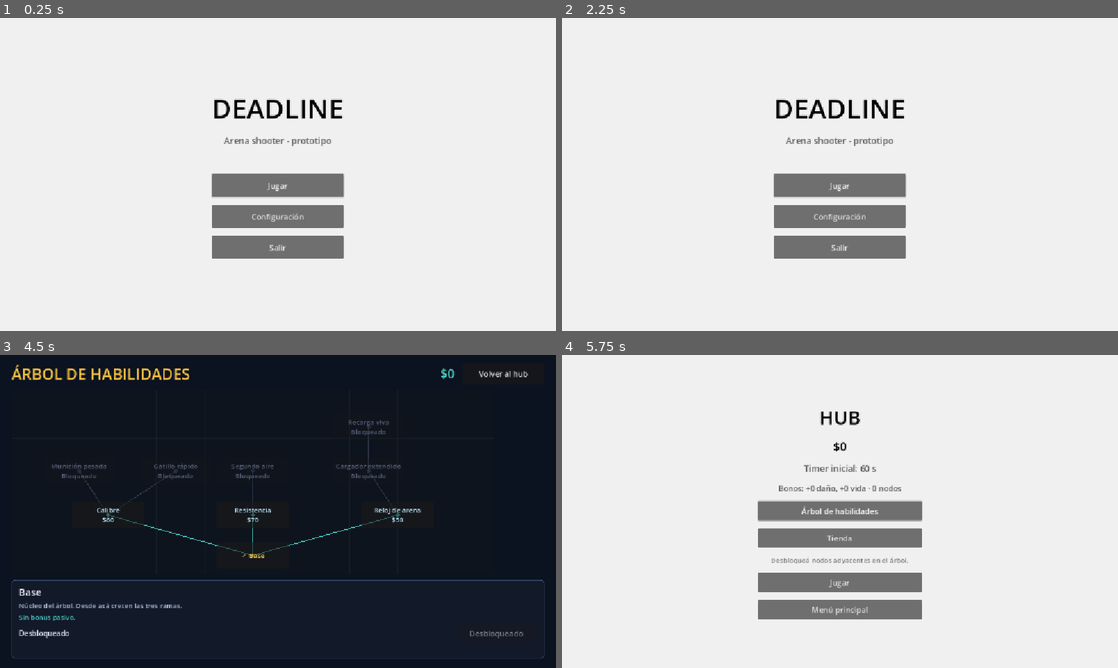
Above: before the commit, frames 1-4 (two rows, left to right).
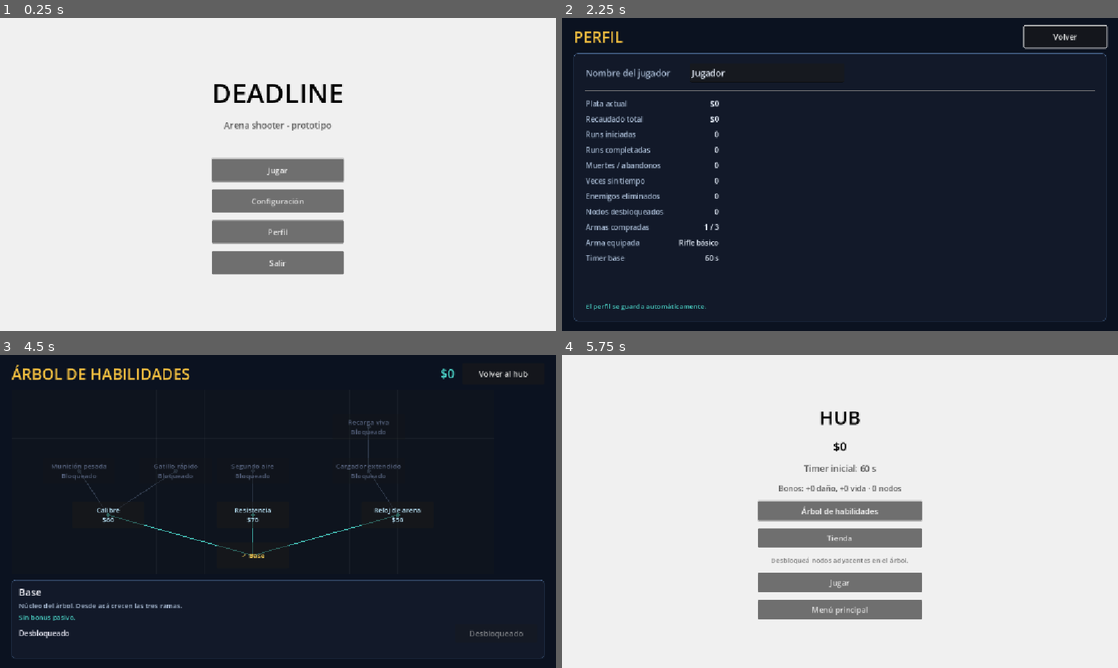
Above: after the commit, the same moments.

Repository: Veilen1/Deadline
Game: Godot game, scene res://scenes/ui/main_menu.tscn
Two runs of this game, one before a commit and one after it. Both use one fixed random seed, a clock stepped at 60 frames per second and the inputs below.
Inputs (mouse positions are in pixels of both pictures, inside the frame that each line leads up to):
- Up to frame 1 (0.25 s): no input
- Up to frame 2 (2.25 s): click "Configuración" at 0.5 s; click "Volver" at 1.25 s; click (840, 230) at 2 s, where only the run after the commit has a clickable "Perfil"
- Up to frame 3 (4.5 s): click (505, 373) at 2.75 s, where only the run after the commit has a clickable "Volver"; click "Jugar" at 3.5 s; click "Árbol de habilidades" at 4.25 s
- Up to frame 4 (5.75 s): click "Volver al hub" at 5 s

The runs differ from the first frame. In frame 1, 7.4% of the frame differs, in the area x 38-62%, y 21-82%; in frame 2, 100%, in the area x 0-100%, y 0-100%; in frame 3, less than 0.1%; in frame 4, nothing differs.

Commit message:
feat(profile): agregar pantalla de perfil y estadisticas

Diff:
--- a/scenes/ui/main_menu.gd
+++ b/scenes/ui/main_menu.gd
@@ -4,6 +4,7 @@
 
 @onready var play_button: Button = $CenterContainer/Menu/PlayButton
 @onready var config_button: Button = $CenterContainer/Menu/ConfigButton
+@onready var profile_button: Button = $CenterContainer/Menu/ProfileButton
 @onready var quit_button: Button = $CenterContainer/Menu/QuitButton
 
 
@@ -11,6 +12,7 @@
 	Input.mouse_mode = Input.MOUSE_MODE_VISIBLE
 	play_button.pressed.connect(_on_play_pressed)
 	config_button.pressed.connect(_on_config_pressed)
+	profile_button.pressed.connect(_on_profile_pressed)
 	quit_button.pressed.connect(_on_quit_pressed)
 	play_button.grab_focus()
 
@@ -24,6 +26,11 @@
 	get_tree().change_scene_to_file("res://scenes/ui/settings.tscn")
 
 
+func _on_profile_pressed() -> void:
+	GameState.save_game()
+	get_tree().change_scene_to_file("res://scenes/ui/profile.tscn")
+
+
 func _on_quit_pressed() -> void:
 	GameState.save_game()
 	get_tree().quit()
--- a/scenes/ui/main_menu.tscn
+++ b/scenes/ui/main_menu.tscn
@@ -60,6 +60,11 @@
 layout_mode = 2
 text = "Configuración"
 
+[node name="ProfileButton" type="Button" parent="CenterContainer/Menu"]
+custom_minimum_size = Vector2(240, 48)
+layout_mode = 2
+text = "Perfil"
+
 [node name="QuitButton" type="Button" parent="CenterContainer/Menu"]
 custom_minimum_size = Vector2(240, 48)
 layout_mode = 2
--- /dev/null
+++ b/scenes/ui/profile.gd
@@ -0,0 +1,66 @@
+extends Control
+
+const MAIN_MENU_SCENE: String = "res://scenes/ui/main_menu.tscn"
+
+@onready var name_edit: LineEdit = $Margin/VBox/ProfilePanel/Margin/VBox/NameRow/NameEdit
+@onready var stats_grid: GridContainer = $Margin/VBox/ProfilePanel/Margin/VBox/Stats
+@onready var back_button: Button = $Margin/VBox/TopBar/BackButton
+@onready var status_label: Label = $Margin/VBox/ProfilePanel/Margin/VBox/StatusLabel
+
+
+func _ready() -> void:
+	Input.mouse_mode = Input.MOUSE_MODE_VISIBLE
+	name_edit.text = GameState.profile_name
+	name_edit.text_changed.connect(_on_name_changed)
+	back_button.pressed.connect(_on_back_pressed)
+	_update_stats()
+	back_button.grab_focus()
+
+
+func _on_name_changed(text: String) -> void:
+	var clean_name: String = text.strip_edges()
+	if clean_name.is_empty():
+		return
+	GameState.profile_name = clean_name
+	GameState.save_game()
+	status_label.text = "Perfil guardado."
+
+
+func _update_stats() -> void:
+	for child in stats_grid.get_children():
+		child.queue_free()
+
+	var equipped_data: WeaponData = WeaponRegistry.get_data(GameState.equipped_weapon)
+	var equipped_name: String = equipped_data.weapon_name if equipped_data != null else "—"
+
+	_add_stat("Plata actual", "$%d" % GameState.money)
+	_add_stat("Recaudado total", "$%d" % GameState.lifetime_earned)
+	_add_stat("Runs iniciadas", str(GameState.runs_started))
+	_add_stat("Runs completadas", str(GameState.runs_completed))
+	_add_stat("Muertes / abandonos", str(GameState.deaths))
+	_add_stat("Veces sin tiempo", str(GameState.runs_timed_out))
+	_add_stat("Enemigos eliminados", str(GameState.kills))
+	_add_stat("Nodos desbloqueados", str(maxi(GameState.unlocked_skills.size() - 1, 0)))
+	_add_stat("Armas compradas", "%d / %d" % [GameState.owned_weapons.size(), WeaponRegistry.ids().size()])
+	_add_stat("Arma equipada", equipped_name)
+	_add_stat("Timer base", "%.0f s" % GameState.base_run_time)
+
+
+func _add_stat(label_text: String, value_text: String) -> void:
+	var label := Label.new()
+	label.text = label_text
+	label.add_theme_color_override("font_color", Color(0.65, 0.72, 0.82, 1))
+	label.add_theme_font_size_override("font_size", 15)
+	stats_grid.add_child(label)
+
+	var value := Label.new()
+	value.text = value_text
+	value.horizontal_alignment = HORIZONTAL_ALIGNMENT_RIGHT
+	value.add_theme_color_override("font_color", Color(0.92, 0.95, 1, 1))
+	value.add_theme_font_size_override("font_size", 15)
+	stats_grid.add_child(value)
+
+
+func _on_back_pressed() -> void:
+	GameState.save_game()
+	get_tree().change_scene_to_file(MAIN_MENU_SCENE)
--- /dev/null
+++ b/scenes/ui/profile.tscn
@@ -0,0 +1,118 @@
+[gd_scene load_steps=3 format=3]
+
+[ext_resource type="Script" path="res://scenes/ui/profile.gd" id="1_profile"]
+
+[sub_resource type="StyleBoxFlat" id="StyleBoxFlat_panel"]
+bg_color = Color(0.07, 0.1, 0.16, 1)
+border_width_left = 1
+border_width_top = 1
+border_width_right = 1
+border_width_bottom = 1
+border_color = Color(0.24, 0.34, 0.48, 1)
+corner_radius_top_left = 8
+corner_radius_top_right = 8
+corner_radius_bottom_right = 8
+corner_radius_bottom_left = 8
+
+[node name="Profile" type="Control"]
+layout_mode = 3
+anchors_preset = 15
+anchor_right = 1.0
+anchor_bottom = 1.0
+grow_horizontal = 2
+grow_vertical = 2
+script = ExtResource("1_profile")
+
+[node name="Background" type="ColorRect" parent="."]
+layout_mode = 1
+anchors_preset = 15
+anchor_right = 1.0
+anchor_bottom = 1.0
+grow_horizontal = 2
+grow_vertical = 2
+color = Color(0.043, 0.071, 0.125, 1)
+
+[node name="Margin" type="MarginContainer" parent="."]
+layout_mode = 1
+anchors_preset = 15
+anchor_right = 1.0
+anchor_bottom = 1.0
+grow_horizontal = 2
+grow_vertical = 2
+theme_override_constants/margin_left = 24
+theme_override_constants/margin_top = 16
+theme_override_constants/margin_right = 24
+theme_override_constants/margin_bottom = 20
+
+[node name="VBox" type="VBoxContainer" parent="Margin"]
+layout_mode = 2
+theme_override_constants/separation = 12
+
+[node name="TopBar" type="HBoxContainer" parent="Margin/VBox"]
+layout_mode = 2
+theme_override_constants/separation = 16
+
+[node name="TitleLabel" type="Label" parent="Margin/VBox/TopBar"]
+layout_mode = 2
+size_flags_horizontal = 3
+theme_override_colors/font_color = Color(0.95, 0.75, 0.25, 1)
+theme_override_font_sizes/font_size = 32
+text = "PERFIL"
+vertical_alignment = 1
+
+[node name="BackButton" type="Button" parent="Margin/VBox/TopBar"]
+custom_minimum_size = Vector2(170, 40)
+layout_mode = 2
+text = "Volver"
+
+[node name="ProfilePanel" type="PanelContainer" parent="Margin/VBox"]
+layout_mode = 2
+size_flags_vertical = 3
+theme_override_styles/panel = SubResource("StyleBoxFlat_panel")
+
+[node name="Margin" type="MarginContainer" parent="Margin/VBox/ProfilePanel"]
+layout_mode = 2
+theme_override_constants/margin_left = 24
+theme_override_constants/margin_top = 20
+theme_override_constants/margin_right = 24
+theme_override_constants/margin_bottom = 20
+
+[node name="VBox" type="VBoxContainer" parent="Margin/VBox/ProfilePanel/Margin"]
+layout_mode = 2
+theme_override_constants/separation = 14
+
+[node name="NameRow" type="HBoxContainer" parent="Margin/VBox/ProfilePanel/Margin/VBox"]
+layout_mode = 2
+theme_override_constants/separation = 16
+
+[node name="Label" type="Label" parent="Margin/VBox/ProfilePanel/Margin/VBox/NameRow"]
+custom_minimum_size = Vector2(200, 0)
+layout_mode = 2
+theme_override_colors/font_color = Color(0.65, 0.72, 0.82, 1)
+theme_override_font_sizes/font_size = 18
+text = "Nombre del jugador"
+vertical_alignment = 1
+
+[node name="NameEdit" type="LineEdit" parent="Margin/VBox/ProfilePanel/Margin/VBox/NameRow"]
+custom_minimum_size = Vector2(320, 40)
+layout_mode = 2
+theme_override_colors/font_color = Color(0.92, 0.95, 1, 1)
+theme_override_colors/caret_color = Color(0.3, 0.85, 0.8, 1)
+theme_override_font_sizes/font_size = 18
+max_length = 20
+
+[node name="HSeparator" type="HSeparator" parent="Margin/VBox/ProfilePanel/Margin/VBox"]
+layout_mode = 2
+
+[node name="Stats" type="GridContainer" parent="Margin/VBox/ProfilePanel/Margin/VBox"]
+layout_mode = 2
+size_flags_vertical = 3
+theme_override_constants/h_separation = 32
+theme_override_constants/v_separation = 10
+columns = 2
+
+[node name="StatusLabel" type="Label" parent="Margin/VBox/ProfilePanel/Margin/VBox"]
+layout_mode = 2
+theme_override_colors/font_color = Color(0.3, 0.85, 0.8, 1)
+theme_override_font_sizes/font_size = 14
+text = "El perfil se guarda automáticamente."
--- a/scripts/autoloads/game_state.gd
+++ b/scripts/autoloads/game_state.gd
@@ -57,6 +57,15 @@
 var owned_weapons: Array[String] = ["basic_rifle"]
 var equipped_weapon: String = "basic_rifle"
 
+# Perfil del jugador.
+var profile_name: String = "Jugador"
+var runs_started: int = 0
+var runs_completed: int = 0
+var runs_timed_out: int = 0
+var deaths: int = 0
+var kills: int = 0
+var lifetime_earned: int = 0
+
 var _save_timer: Timer
 var _is_loading: bool = false
 
@@ -71,7 +80,12 @@
 	_save_timer.timeout.connect(save_game)
 	add_child(_save_timer)
 
+	EventBus.enemy_killed.connect(_on_enemy_killed)
 	load_game()
+
+
+func _on_enemy_killed(_enemy: Node, _hit_zone: String) -> void:
+	kills += 1
 
 
 func add_run_time(seconds: float) -> void:
@@ -172,6 +186,7 @@
 	if amount <= 0:
 		return
 	money += amount
+	lifetime_earned += amount
 
 
 func spend_money(amount: int) -> bool:
@@ -185,6 +200,7 @@
 	is_run_active = true
 	run_start_money = money
 	last_death_penalty = 0
+	runs_started += 1
 	run_timer = base_run_time
 	timer_changed.emit(run_timer)
 	run_started.emit()
@@ -209,6 +225,11 @@
 
 	if reason == "death":
 		_apply_death_penalty()
+		deaths += 1
+	elif reason == "completed":
+		runs_completed += 1
+	elif reason == "timer":
+		runs_timed_out += 1
 	else:
 		last_death_penalty = 0
 	is_run_active = false
@@ -226,6 +247,7 @@
 		return
 
 	_apply_death_penalty()
+	deaths += 1
 	is_run_active = false
 	save_game()
 
@@ -274,6 +296,13 @@
 	owned_weapons.clear()
 	owned_weapons.append("basic_rifle")
 	equipped_weapon = "basic_rifle"
+	profile_name = "Jugador"
+	runs_started = 0
+	runs_completed = 0
+	runs_timed_out = 0
+	deaths = 0
+	kills = 0
+	lifetime_earned = 0
 	_is_loading = false
 	save_game()
 
@@ -291,6 +320,13 @@
 	config.set_value("progress", "skill_bonuses", skill_bonuses)
 	config.set_value("progress", "owned_weapons", owned_weapons)
 	config.set_value("progress", "equipped_weapon", equipped_weapon)
+	config.set_value("profile", "name", profile_name)
+	config.set_value("profile", "runs_started", runs_started)
+	config.set_value("profile", "runs_completed", runs_completed)
+	config.set_value("profile", "runs_timed_out", runs_timed_out)
+	config.set_value("profile", "deaths", deaths)
+	config.set_value("profile", "kills", kills)
+	config.set_value("profile", "lifetime_earned", lifetime_earned)
 
 	var error: int = config.save(save_path)
 	if error != OK:
@@ -344,6 +380,14 @@
 	if not owned_weapons.has(equipped_weapon):
 		equipped_weapon = "basic_rifle"
 
+	profile_name = str(config.get_value("profile", "name", "Jugador"))
+	runs_started = maxi(int(config.get_value("profile", "runs_started", 0)), 0)
+	runs_completed = maxi(int(config.get_value("profile", "runs_completed", 0)), 0)
+	runs_timed_out = maxi(int(config.get_value("profile", "runs_timed_out", 0)), 0)
+	deaths = maxi(int(config.get_value("profile", "deaths", 0)), 0)
+	kills = maxi(int(config.get_value("profile", "kills", 0)), 0)
+	lifetime_earned = maxi(int(config.get_value("profile", "lifetime_earned", 0)), 0)
+
 	_is_loading = false
 
 
@@ -357,6 +401,7 @@
 	# Si se cierra el juego en plena run, también cuenta como abandono.
 	if is_run_active:
 		_apply_death_penalty()
+		deaths += 1
 		is_run_active = false
 
 	# Último intento de guardado al cerrar el juego.
Not shown, added: scenes/ui/profile.gd.uid
Not shown, changed: CHANGELOG.md
